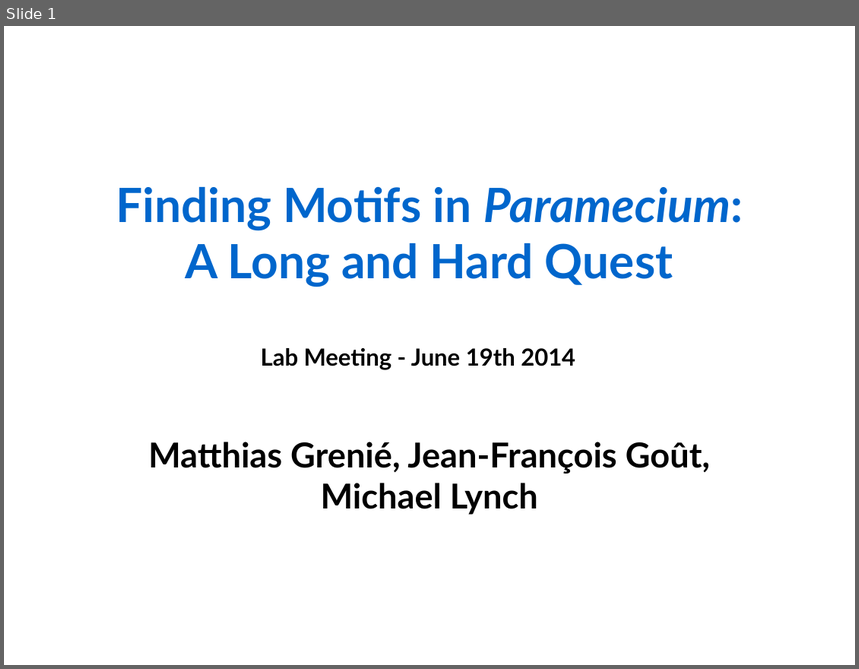
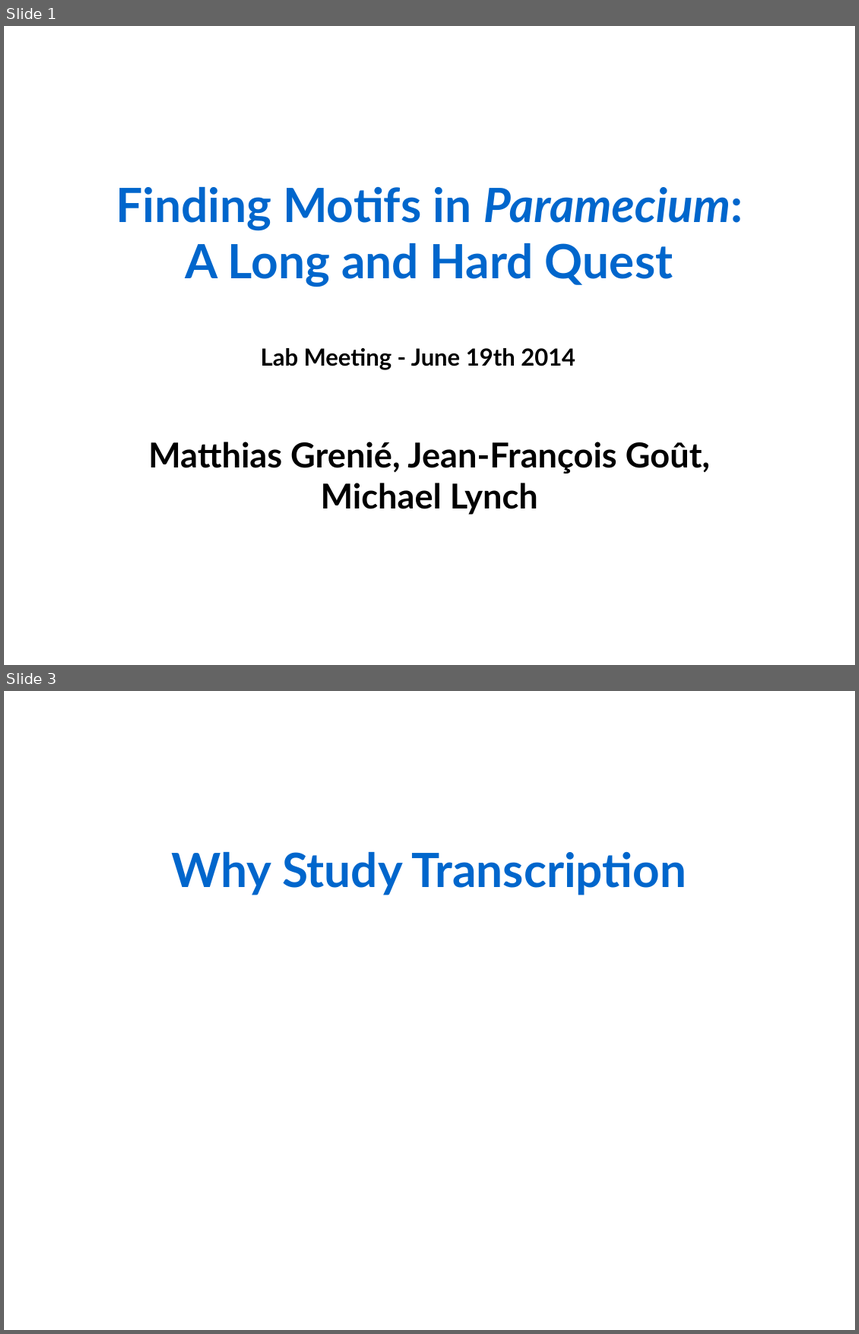
Before and after one commit to Rekyt/lynchlabpresentation2014, a slide deck: LabMeetingPresentation.odp. Shown one above the other, each under a label of ours: slide 1 before the commit, slides 1 and 3 after it; the slides between them are not shown. The pictures are 859x669 and 859x1334 pixels, drawn with LibreOffice and Linux fonts; fonts in the diff are those of the drawing. Boxes give left, top, right and bottom in pixels: in the first picture for what was removed or moved away, otherwise in the second. Text is boxed around its words. In the diff, an @@ line names an element or a change of style, - is before the commit and + after.

```diff
--- a/LabMeetingPresentation.odp
+++ b/LabMeetingPresentation.odp
@@ slide 3 added at [4,691,855,1330], background #FFFFFF @@
@@ text added at [172,852,687,895], 44 pt, text #0066CC, bold @@
+Why Study Transcription
```
Also in this commit, not shown: 11 other slides added.
